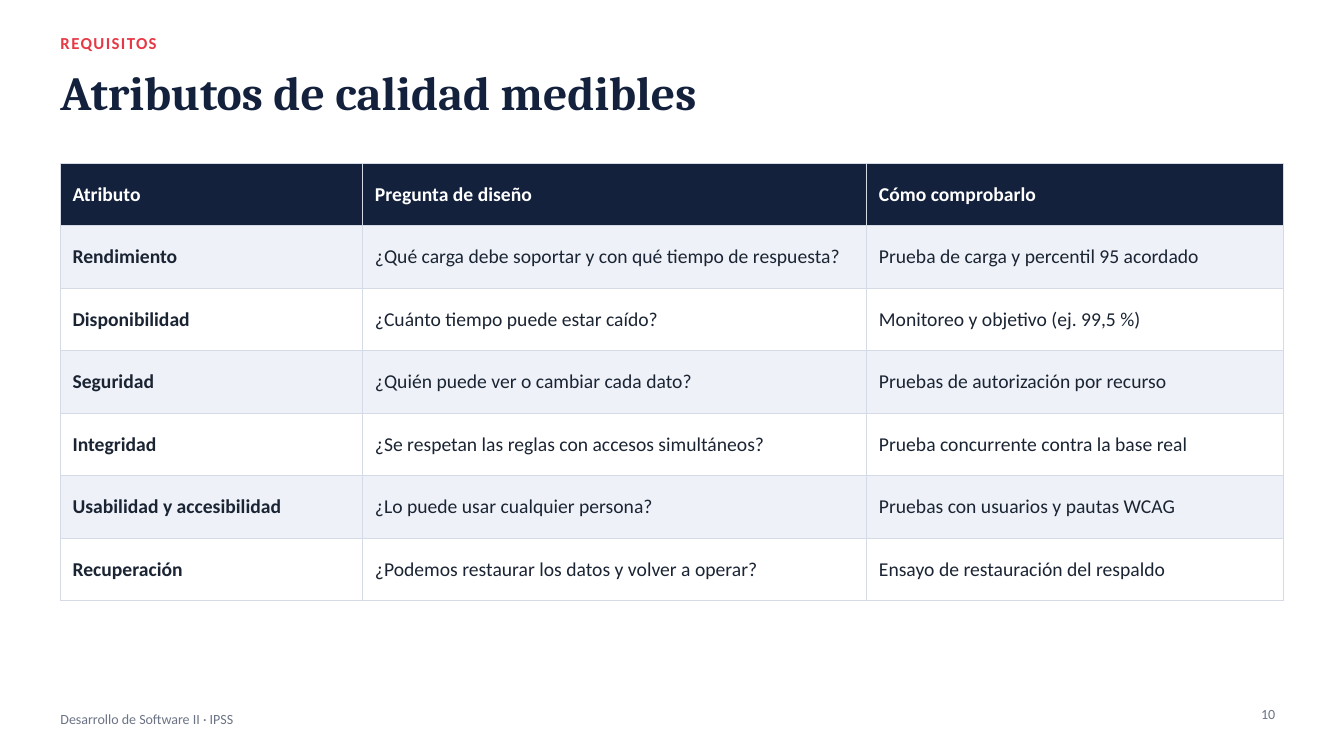
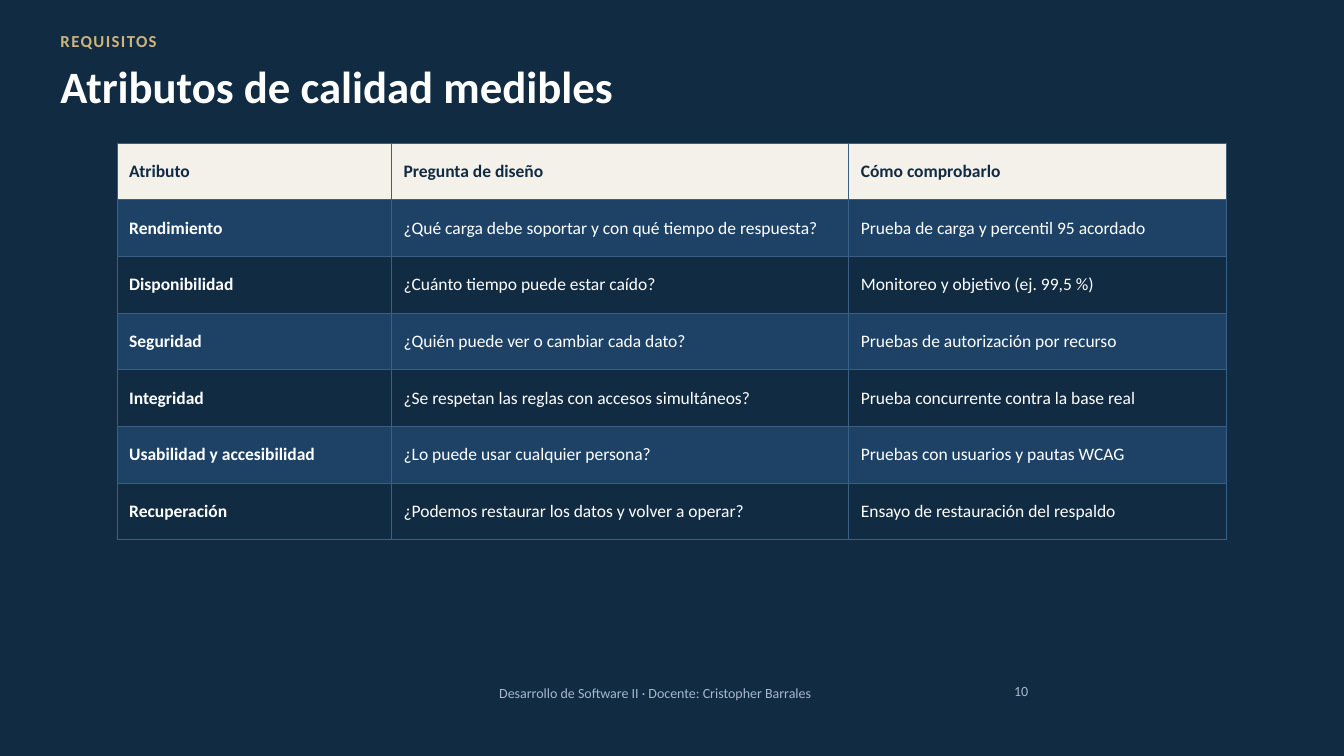
Before and after one commit to cbarralesp/Kanban_docs, a slide deck: slide 10 of C3-Desarrollo-de-Software.pptx. Drawn at 1344x756 pixels with LibreOffice and Linux fonts; fonts in the diff are those of the drawing; background and template pictures are left out. Boxes give left, top, right and bottom in pixels: in the first picture for what was removed or moved away, otherwise in the second. Text is boxed around its words. In the diff, an @@ line names an element or a change of style, - is before the commit and + after.

```diff
--- a/C3-Desarrollo-de-Software.pptx
+++ b/C3-Desarrollo-de-Software.pptx
@@ background #FFFFFF to picture (left out) @@
@@ text "REQUISITOS" at [60, 36, 156, 49]: text colour #E63946 to #CFB47C @@
@@ title "Atributos de calidad medibles" at [60, 71, 612, 104]: size 34 to 32 pt, font Cambria to Calibri, text colour #14213D to #FFFFFF @@
@@ table at [117, 143, 1227, 524] @@
@@ fill #14213D to #F4F1EA in row 1 @@
@@ fill #EEF2F8 to #1D4266 in 9 cells @@
@@ fill #FFFFFF to #102B42 in 9 cells @@
@@ size 14 to 12.5 pt, text colour #1B2433 to #FFFFFF @@
@@ text colour #FFFFFF to #102B42 in "Atributo", "Pregunta de diseño", "Cómo comprobarlo" @@
@@ borders changed @@
@@ table: place and size @@
-table at [60, 163, 1284, 584]
+table at [117, 143, 1227, 524]
@@ text at [499, 688, 811, 700]: text changed; text colour #6B7385 to #A9B8CC @@
-Desarrollo de Software II · IPSS
+Desarrollo de Software II · Docente: Cristopher Barrales
@@ page number: place and size @@
-page number at [1261, 710, 1275, 719]
+page number at [1014, 687, 1028, 696]
@@ page number at [1014, 687, 1028, 696]: text colour #6B7385 to #A9B8CC @@
```
Also in this commit, not shown: 116 other slides changed.
